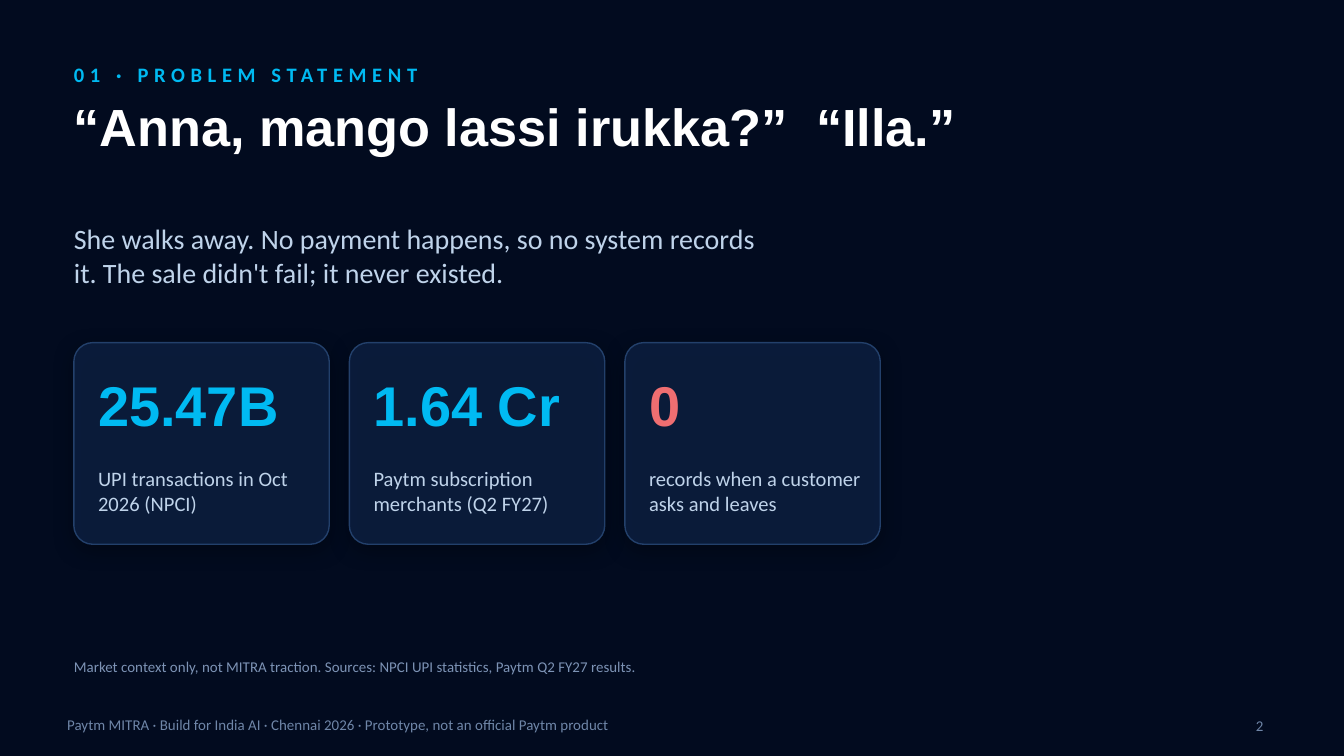
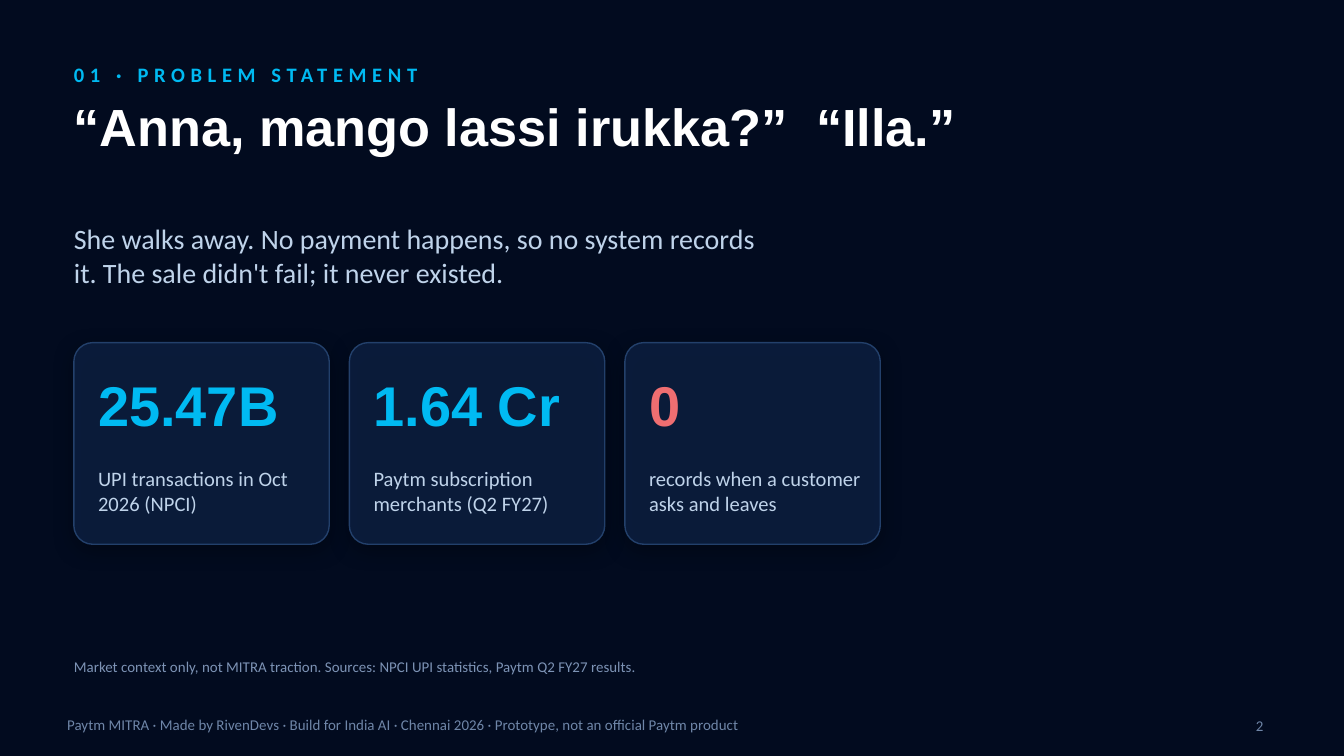
Before and after one commit to johnbosco-j/paytm-mitra, a slide deck: slide 2 of pitch/Paytm_MITRA_Pitch.pptx. Drawn at 1344x756 pixels with LibreOffice and Linux fonts; fonts in the diff are those of the drawing; background and template pictures are left out. Boxes give left, top, right and bottom in pixels: in the first picture for what was removed or moved away, otherwise in the second. Text is boxed around its words. In the diff, an @@ line names an element or a change of style, - is before the commit and + after.

```diff
--- a/pitch/Paytm_MITRA_Pitch.pptx
+++ b/pitch/Paytm_MITRA_Pitch.pptx
@@ text at (67,719,738,733): text changed @@
-Paytm MITRA · Build for India AI · Chennai 2026 · Prototype, not an official Paytm product
+Paytm MITRA · Made by RivenDevs · Build for India AI · Chennai 2026 · Prototype, not an official Paytm product
```
Also in this commit, not shown: 12 other slides changed, 38 other files.
